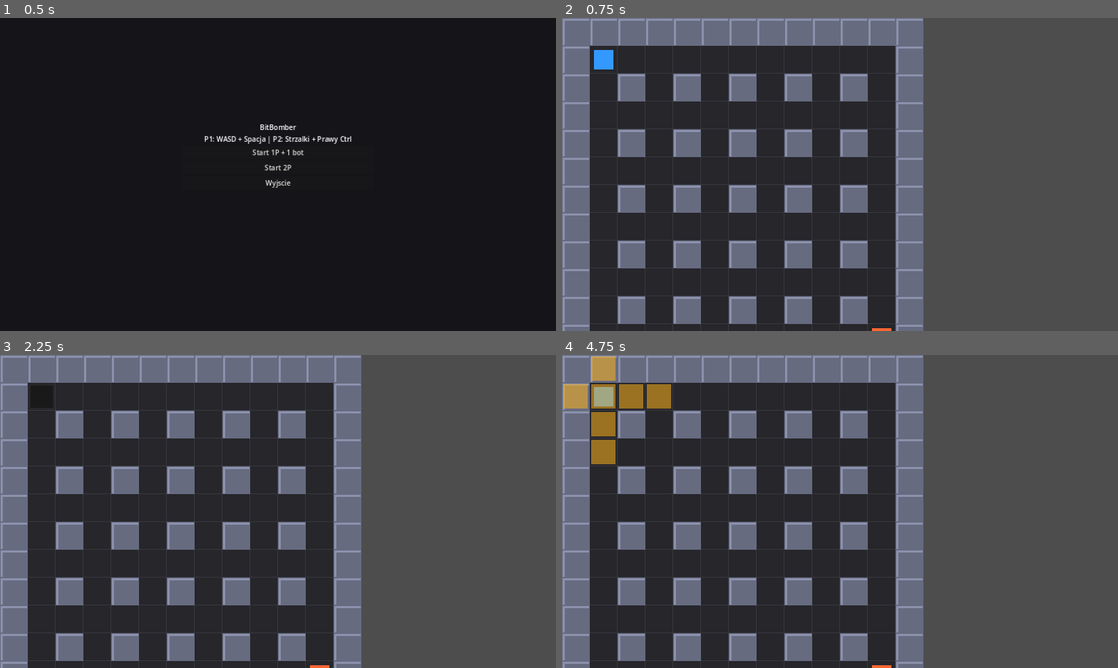
Above: before the commit, frames 1-4 (two rows, left to right).
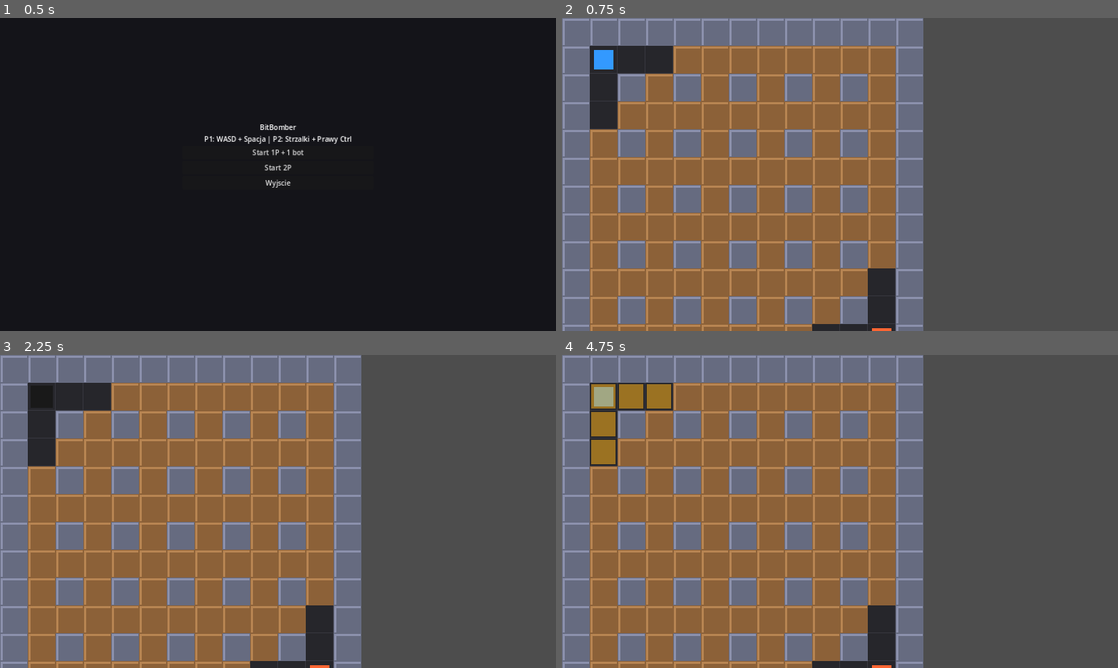
Above: after the commit, the same moments.

Repository: DaVideX12324/BitBomber
Game: Godot game, scene res://scenes/menus/main_menu.tscn
The game is run twice, just before and just after one commit, with the same random seed, the same clock (stepped at 60 frames per second) and the same inputs.
Inputs:
- Up to frame 1 (0.5 s): no input
- Up to frame 2 (0.75 s): click "Start 1P + 1 bot" at 0.5 s
- Up to frame 3 (2.25 s): tap Enter at 1.25 s; tap Space at 2 s
- Up to frame 4 (4.75 s): no input

Frame 1 is identical in both runs. In frame 2, 36% of the frame differs, in the area x 5-60%, y 8-100%; in frame 3, 36%; in frame 4, 36%, in the area x 0-60%, y 0-100%.

Commit message:
feat: zniszczalne bloki + eksplozja zatrzymuje się na blokach

Diff:
--- a/scripts/arena.gd
+++ b/scripts/arena.gd
@@ -6,14 +6,22 @@
 const COLS        : int = 13
 const ROWS        : int = 13
 
-## Kolory programmer-art
-const COLOR_BG        = Color(0.15, 0.15, 0.17, 1.0)  # podłoga
-const COLOR_GRID_LINE = Color(0.22, 0.22, 0.25, 1.0)  # linie siatki
-const COLOR_SOLID     = Color(0.40, 0.42, 0.50, 1.0)  # niezniszczalny blok
-const COLOR_SOLID_HL  = Color(0.55, 0.57, 0.68, 1.0)  # highlight bloku (górna krawędź)
-
-## Komórki zajęte przez niezniszczalne bloki (grid coords)
-var solid_cells: Dictionary = {}  # Vector2i -> true
+const COLOR_BG           = Color(0.15, 0.15, 0.17, 1.0)
+const COLOR_GRID_LINE    = Color(0.22, 0.22, 0.25, 1.0)
+const COLOR_SOLID        = Color(0.40, 0.42, 0.50, 1.0)
+const COLOR_SOLID_HL     = Color(0.55, 0.57, 0.68, 1.0)
+const COLOR_BREAKABLE    = Color(0.55, 0.38, 0.22, 1.0)  # brązowy
+const COLOR_BREAKABLE_HL = Color(0.72, 0.52, 0.32, 1.0)
+
+## Niezniszczalne komórki
+var solid_cells: Dictionary = {}      # Vector2i -> true
+## Zniszczalne komórki
+var breakable_cells: Dictionary = {}  # Vector2i -> Node (StaticBody2D)
+
+## Bezpieczna strefa wokół spawnow graczów (nie stawiamy tu skrzynek)
+const SAFE_SPAWN_RADIUS : int = 2
+const SPAWN_P1 := Vector2i(1, 1)
+const SPAWN_P2 := Vector2i(11, 11)
 
 @onready var players_root : Node2D = $Players
 @onready var p1_spawn     : Marker2D = $P1Spawn
@@ -35,7 +43,7 @@
 	var map_node = Node2D.new()
 	map_node.name = "Map"
 	add_child(map_node)
-	move_child(map_node, 0)  # pod graczami
+	move_child(map_node, 0)
 
 	for row in range(ROWS):
 		for col in range(COLS):
@@ -45,20 +53,38 @@
 			if _is_solid(cell):
 				solid_cells[cell] = true
 				_spawn_solid_block(map_node, px)
+			elif _should_be_breakable(cell):
+				var b = _spawn_breakable_block(map_node, px)
+				breakable_cells[cell] = b
 			else:
 				_spawn_floor_tile(map_node, px)
 
 
-## Logika siatki Bombermana:
-##   - obramowanie (row==0, row==ROWS-1, col==0, col==COLS-1)
-##   - wewnątrz: blok gdy col i row są oba PARZYSTE
+## Niezniszczalne: obramowanie + parzyste-parzyste wnętrze
 func _is_solid(cell: Vector2i) -> bool:
-	if cell.x == 0 or cell.x == COLS - 1:
-		return true
-	if cell.y == 0 or cell.y == ROWS - 1:
-		return true
+	if cell.x == 0 or cell.x == COLS - 1: return true
+	if cell.y == 0 or cell.y == ROWS - 1: return true
 	return cell.x % 2 == 0 and cell.y % 2 == 0
 
+
+## Zniszczalne: wolne komórki które nie są w bezpiecznej strefie spawnow
+func _should_be_breakable(cell: Vector2i) -> bool:
+	if _is_solid(cell): return false
+	# Zostaw wolną strefę wokół P1 i P2
+	if _near_spawn(cell, SPAWN_P1): return false
+	if _near_spawn(cell, SPAWN_P2): return false
+	return true
+
+
+func _near_spawn(cell: Vector2i, spawn: Vector2i) -> bool:
+	var dx = abs(cell.x - spawn.x)
+	var dy = abs(cell.y - spawn.y)
+	return dx + dy <= SAFE_SPAWN_RADIUS
+
+
+# ---------------------------------------------------------------------------
+# Spawning bloków
+# ---------------------------------------------------------------------------
 
 func _spawn_solid_block(parent: Node, px: Vector2) -> void:
 	var body = StaticBody2D.new()
@@ -73,14 +99,12 @@
 	shape.shape = rect
 	body.add_child(shape)
 
-	# Główny prostokąt
 	var cr = ColorRect.new()
 	cr.size = Vector2(GRID_SIZE, GRID_SIZE)
 	cr.position = Vector2(-GRID_SIZE / 2, -GRID_SIZE / 2)
 	cr.color = COLOR_SOLID
 	body.add_child(cr)
 
-	# Highlight (jasna krawędź górna + lewa — pseudo-3D)
 	var hl = ColorRect.new()
 	hl.size = Vector2(GRID_SIZE - 4, 4)
 	hl.position = Vector2(-GRID_SIZE / 2 + 2, -GRID_SIZE / 2 + 2)
@@ -94,7 +118,41 @@
 	body.add_child(hl2)
 
 
-## Podłoga kafelka + linia siatki (prawa i dolna krawędź)
+func _spawn_breakable_block(parent: Node, px: Vector2) -> Node:
+	var body = StaticBody2D.new()
+	body.position = px + Vector2(GRID_SIZE / 2, GRID_SIZE / 2)
+	body.collision_layer = 1
+	body.collision_mask  = 2
+	body.add_to_group("breakable")
+	parent.add_child(body)
+
+	var shape = CollisionShape2D.new()
+	var rect  = RectangleShape2D.new()
+	rect.size = Vector2(GRID_SIZE - 2, GRID_SIZE - 2)
+	shape.shape = rect
+	body.add_child(shape)
+
+	var cr = ColorRect.new()
+	cr.size = Vector2(GRID_SIZE, GRID_SIZE)
+	cr.position = Vector2(-GRID_SIZE / 2, -GRID_SIZE / 2)
+	cr.color = COLOR_BREAKABLE
+	body.add_child(cr)
+
+	var hl = ColorRect.new()
+	hl.size = Vector2(GRID_SIZE - 4, 4)
+	hl.position = Vector2(-GRID_SIZE / 2 + 2, -GRID_SIZE / 2 + 2)
+	hl.color = COLOR_BREAKABLE_HL
+	body.add_child(hl)
+
+	var hl2 = ColorRect.new()
+	hl2.size = Vector2(4, GRID_SIZE - 4)
+	hl2.position = Vector2(-GRID_SIZE / 2 + 2, -GRID_SIZE / 2 + 2)
+	hl2.color = COLOR_BREAKABLE_HL
+	body.add_child(hl2)
+
+	return body
+
+
 func _spawn_floor_tile(parent: Node, px: Vector2) -> void:
 	var n = Node2D.new()
 	n.position = px
@@ -105,14 +163,12 @@
 	bg.color = COLOR_BG
 	n.add_child(bg)
 
-	# Prawa linia siatki
 	var lr = ColorRect.new()
 	lr.size = Vector2(1, GRID_SIZE)
 	lr.position = Vector2(GRID_SIZE - 1, 0)
 	lr.color = COLOR_GRID_LINE
 	n.add_child(lr)
 
-	# Dolna linia siatki
 	var lb = ColorRect.new()
 	lb.size = Vector2(GRID_SIZE, 1)
 	lb.position = Vector2(0, GRID_SIZE - 1)
@@ -121,11 +177,27 @@
 
 
 # ---------------------------------------------------------------------------
-# Sprawdzenie czy komórka jest zajęta (używane przez player.gd i bomb.gd)
+# API dla bomb.gd i explosion.gd
 # ---------------------------------------------------------------------------
 
 func is_solid(cell: Vector2i) -> bool:
 	return solid_cells.has(cell)
+
+func is_breakable(cell: Vector2i) -> bool:
+	return breakable_cells.has(cell)
+
+## Niszczy blok i usuwa go z mapy. Zwraca true jeśli był zniszczalny.
+func break_cell(cell: Vector2i) -> bool:
+	if not breakable_cells.has(cell):
+		return false
+	var node = breakable_cells[cell]
+	breakable_cells.erase(cell)
+	if is_instance_valid(node):
+		node.queue_free()
+	return true
+
+func pixel_to_grid(px: Vector2) -> Vector2i:
+	return Vector2i(int(px.x / GRID_SIZE), int(px.y / GRID_SIZE))
 
 
 # ---------------------------------------------------------------------------
--- a/scripts/bomb.gd
+++ b/scripts/bomb.gd
@@ -1,21 +1,18 @@
 extends Node2D
 
-## Bomba BitBomber — 64px grid, timer, eksplozja krzyżem.
+const EXPLOSION_SCENE = preload("res://scenes/objects/explosion.tscn")
+const GRID_SIZE : int   = 64
+const FUSE_TIME : float = 2.5
 
-const EXPLOSION_SCENE = preload("res://scenes/objects/explosion.tscn")
-const GRID_SIZE: int = 64
-const FUSE_TIME: float = 2.5
-
-@export var explosion_range: int = 2
-var owner_player: Node = null  # referencja do gracza (do odblokowania slotu bomby)
+@export var explosion_range : int  = 2
+var owner_player            : Node = null
 
 signal exploded
 
-# Programmer art fallback
-@onready var _sprite: Sprite2D = $Sprite2D
-@onready var _fallback: ColorRect = $Fallback
+@onready var _sprite   : Sprite2D  = $Sprite2D
+@onready var _fallback : ColorRect = $Fallback
 
-var _timer: float = 0.0
+var _timer : float = 0.0
 
 
 func _ready() -> void:
@@ -24,7 +21,6 @@
 
 func _process(delta: float) -> void:
 	_timer += delta
-	# Pulsowanie (programmer art)
 	var scale_val = 1.0 + 0.1 * sin(_timer * TAU * 2.0)
 	scale = Vector2(scale_val, scale_val)
 	if _timer >= FUSE_TIME:
@@ -35,16 +31,31 @@
 	set_process(false)
 	exploded.emit()
 
-	# Spawuj eksplozje w 4 kierunkach + środek
-	var directions = [Vector2i.ZERO, Vector2i(1,0), Vector2i(-1,0), Vector2i(0,1), Vector2i(0,-1)]
+	var arena = _get_arena()
+	var origin = _pixel_to_grid(global_position)
+
+	# środek zawsze
+	_spawn_explosion(global_position)
+
+	# 4 kierunki
+	var directions = [Vector2i(1,0), Vector2i(-1,0), Vector2i(0,1), Vector2i(0,-1)]
 	for dir in directions:
-		if dir == Vector2i.ZERO:
-			_spawn_explosion(global_position)
-			continue
 		for i in range(1, explosion_range + 1):
-			var offset = Vector2(dir.x * i * GRID_SIZE, dir.y * i * GRID_SIZE)
-			# TODO: sprawdzić czy kafelek nie jest ścianą stałą (Arena.is_solid)
-			_spawn_explosion(global_position + offset)
+			var cell = origin + dir * i
+			var pos  = _grid_to_pixel(cell)
+
+			if arena and arena.is_solid(cell):
+				# Niezniszczalny — zatrzymaj, nie spawuj
+				break
+
+			if arena and arena.is_breakable(cell):
+				# Zniszczalny — spawuj eksplozję na tym kafelku, zniszcz, zatrzymaj
+				_spawn_explosion(pos)
+				arena.break_cell(cell)
+				break
+
+			# Wolne pole
+			_spawn_explosion(pos)
 
 	queue_free()
 
@@ -53,3 +64,21 @@
 	var exp = EXPLOSION_SCENE.instantiate()
 	exp.global_position = pos
 	get_parent().add_child(exp)
+
+
+func _get_arena() -> Node:
+	# Hierarchia: Bomb -> Arena (lub Arena/Players/...)
+	var node = get_parent()
+	while node:
+		if node.has_method("is_solid"):
+			return node
+		node = node.get_parent()
+	return null
+
+
+func _pixel_to_grid(px: Vector2) -> Vector2i:
+	return Vector2i(int(px.x / GRID_SIZE), int(px.y / GRID_SIZE))
+
+
+func _grid_to_pixel(cell: Vector2i) -> Vector2:
+	return Vector2(cell.x * GRID_SIZE + GRID_SIZE / 2, cell.y * GRID_SIZE + GRID_SIZE / 2)
